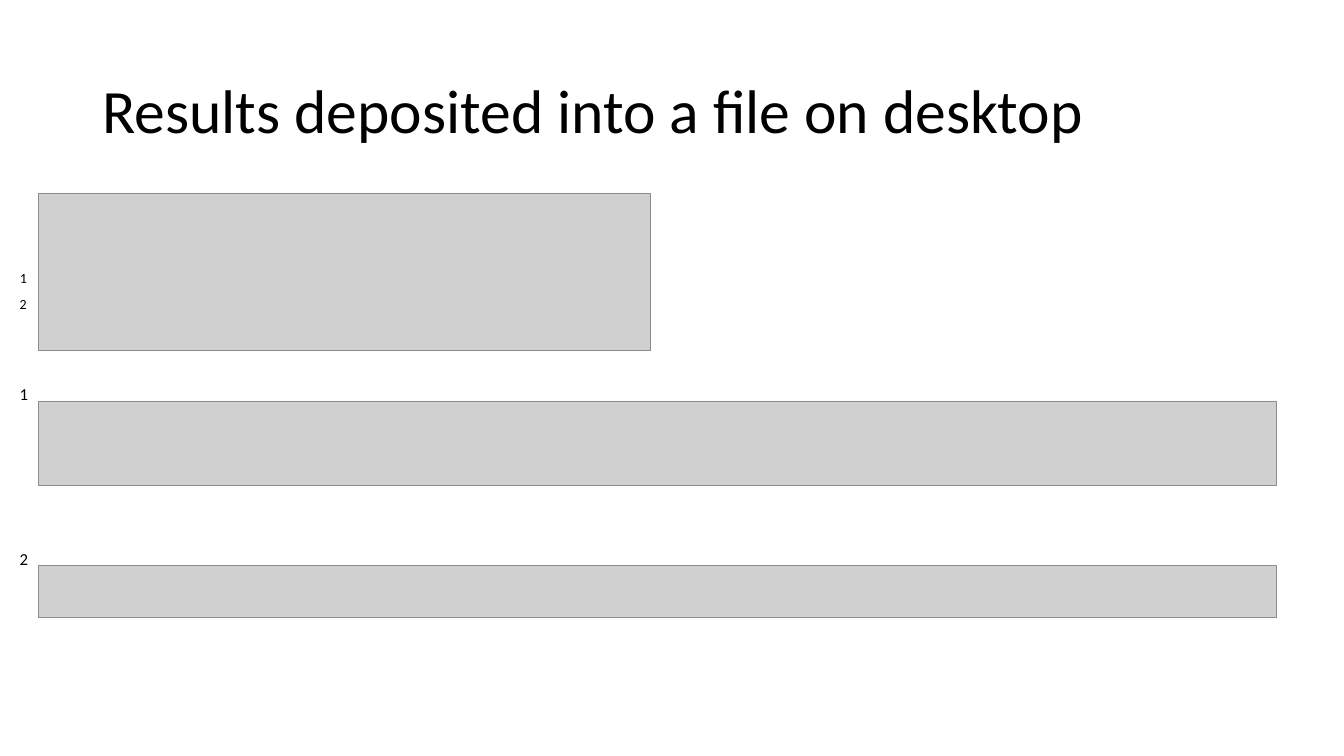
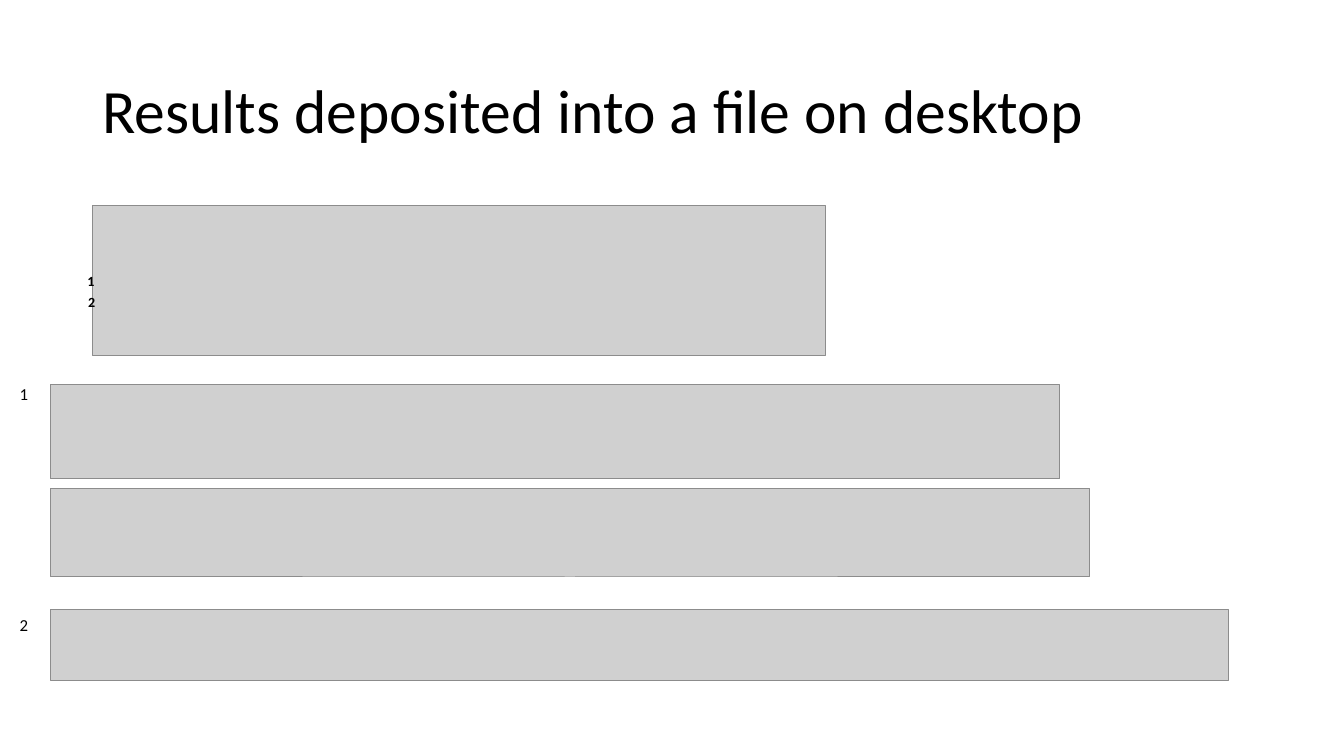
Before and after one commit to scp-ms/SCPCompanion, a slide deck: slide 8 of GettingStarted/UsingSCPCompanion.pptx (slide 6 before the commit). Drawn at 1344x756 pixels with LibreOffice and Linux fonts; fonts in the diff are those of the drawing; grey boxes stand for pictures. Boxes give left, top, right and bottom in pixels: in the first picture for what was removed or moved away, otherwise in the second. Text is boxed around its words. In the diff, an @@ line names an element or a change of style, - is before the commit and + after.

```diff
--- a/GettingStarted/UsingSCPCompanion.pptx
+++ b/GettingStarted/UsingSCPCompanion.pptx
@@ picture: place and size @@
-picture at <box>38,194,651,351</box>
+picture at <box>93,206,826,356</box>
@@ text "1": place and size @@
-text "1" at <box>20,274,27,283</box>
+text "1" at <box>87,274,94,290</box>
@@ text "1" at <box>87,274,94,290</box>: bold on @@
@@ text "2": place and size @@
-text "2" at <box>20,300,27,309</box>
+text "2" at <box>88,295,95,311</box>
@@ text "2" at <box>88,295,95,311</box>: bold on @@
@@ picture: place and size @@
-picture at <box>38,401,1277,486</box>
+picture at <box>50,385,1061,479</box>
@@ picture added at <box>50,488,1091,577</box> @@
@@ picture removed at <box>38,566,1277,618</box> @@
@@ text "2": place and size @@
-text "2" at <box>20,554,28,565</box>
+text "2" at <box>20,620,28,631</box>
@@ picture added at <box>50,610,1229,681</box> @@
```
Also in this commit, not shown: 3 other slides changed, 2 slides added, 4 other files.
